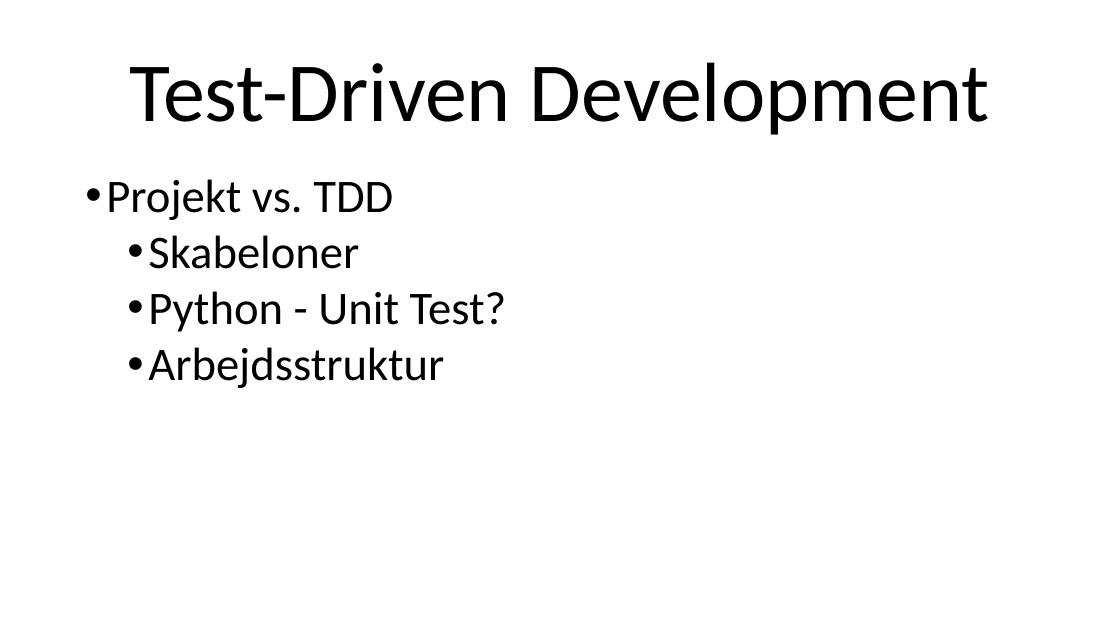
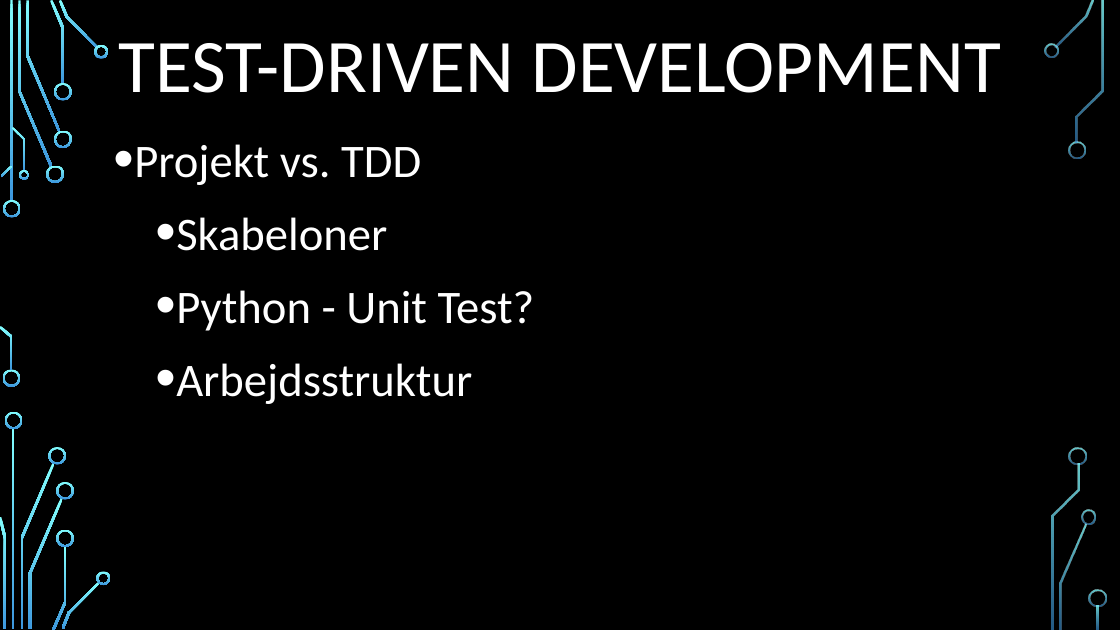
Before and after one commit to AndersSkovNielsen/LightManagement, a slide deck: slide 6 of Eksamen powerpoint.pptx. Drawn at 1120x630 pixels with LibreOffice and Linux fonts; fonts in the diff are those of the drawing; background and template pictures are left out. Boxes give left, top, right and bottom in pixels: in the first picture for what was removed or moved away, otherwise in the second. Text is boxed around its words. In the diff, an @@ line names an element or a change of style, - is before the commit and + after.

```diff
--- a/Eksamen powerpoint.pptx
+++ b/Eksamen powerpoint.pptx
@@ background #FFFFFF to picture (left out) @@
@@ title at box(118, 43, 1001, 93): text changed; size 72 to 64.8 pt; text colour #000000 to #FFFFFF @@
-Test-Driven Development
+TEST-DRIVEN DEVELOPMENT
@@ text "Projekt vs. TDD": place and size @@
-text "Projekt vs. TDD" at box(106, 179, 507, 388)
+text "Projekt vs. TDD" at box(134, 144, 535, 404)
@@ text "Projekt vs. TDD" at box(134, 144, 535, 404): text colour #000000 to #FFFFFF; line spacing 0.9 to 1.2 @@
@@ group added at box(0, 0, 1107, 630): 33 freeform shapes, 3 rectangles @@
```
Also in this commit, not shown: 8 other slides changed.
